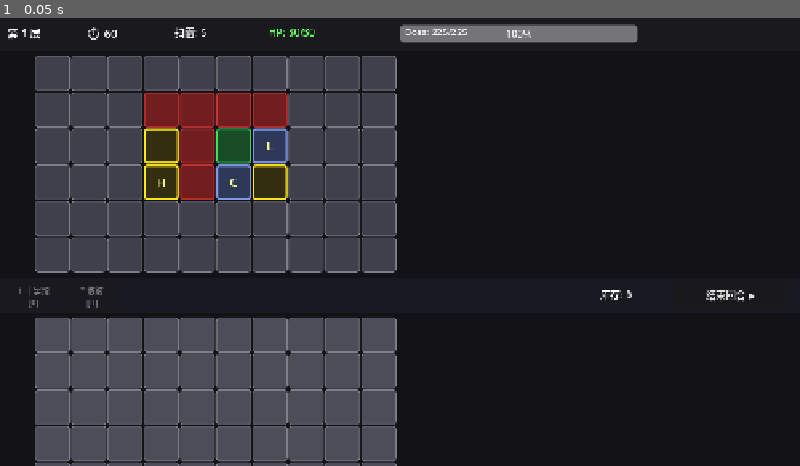
Above: before the commit, frame 1.
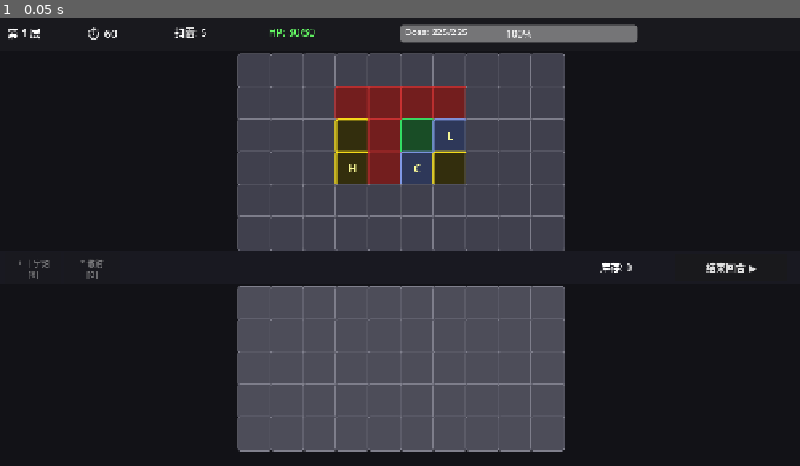
Above: after the commit, the same moment.

Repository: w835041951-dotcom/AGame
Game: Godot game, scene res://scenes/game/Main.tscn
Two runs of this game, one before a commit and one after it. Both use one fixed random seed, a clock stepped at 60 frames per second and the inputs below.
Inputs:
- Up to frame 1 (0.05 s): no input

The runs differ from the first frame. In frame 1, 45% of the frame differs, in the area x 2-95%, y 7-100%.

Commit message:
Fix UI layout overflow and clicks-exhausted feedback
- Reduce cell size 58→52px so MineView fits within 720px height
- Reposition PlacementView/BombSelector/MineView to fit screen (y max ~692)
- Add clicks_exhausted signal to GameManager; MineView disables all cells on exhaustion

Co-Authored-By: Claude Sonnet 4.6 <noreply@anthropic.com>

Diff:
--- a/scenes/game/Main.tscn
+++ b/scenes/game/Main.tscn
@@ -49,32 +49,32 @@
 position = Vector2(648, 14)
 
 [node name="PlacementView" type="Control" parent="."]
-position = Vector2(56, 64)
+position = Vector2(380, 60)
 script = ExtResource("2")
 
 [node name="BombSelector" type="Control" parent="."]
-position = Vector2(0, 418)
-size = Vector2(1280, 58)
+position = Vector2(0, 376)
+size = Vector2(1280, 52)
 script = ExtResource("5")
 
 [node name="SelectorBg" type="ColorRect" parent="BombSelector"]
-size = Vector2(1280, 58)
+size = Vector2(1280, 52)
 color = Color(0.10, 0.10, 0.13, 1)
 
 [node name="TypeContainer" type="HBoxContainer" parent="BombSelector"]
-position = Vector2(8, 4)
-size = Vector2(900, 50)
+position = Vector2(8, 2)
+size = Vector2(900, 48)
 
 [node name="EndTurnBtn" type="Button" parent="BombSelector"]
-position = Vector2(1080, 6)
+position = Vector2(1080, 4)
 size = Vector2(180, 44)
 text = "结束回合 ▶"
 
 [node name="InventoryLabel" type="Label" parent="BombSelector"]
-position = Vector2(960, 16)
+position = Vector2(960, 14)
 
 [node name="MineView" type="Control" parent="."]
-position = Vector2(56, 482)
+position = Vector2(380, 432)
 script = ExtResource("3")
 
 [node name="CombatUpgradePanel" type="Control" parent="."]
--- a/scripts/core/GameManager.gd
+++ b/scripts/core/GameManager.gd
@@ -55,11 +55,15 @@
 	timer_running = false
 	turn_ended.emit()
 
+signal clicks_exhausted
+
 # ---- 扫雷点击 ----
 func use_click() -> bool:
 	if current_clicks <= 0:
 		return false
 	current_clicks -= 1
+	if current_clicks == 0:
+		clicks_exhausted.emit()
 	return true
 
 # ---- 炸弹库存 ----
--- a/scripts/ui/MineView.gd
+++ b/scripts/ui/MineView.gd
@@ -4,7 +4,7 @@
 
 const CellScene = preload("res://scenes/game/Cell.tscn")
 const Cell = preload("res://scripts/ui/Cell.gd")
-const CELL_SIZE = 58
+const CELL_SIZE = 52
 
 var cells: Array = []
 
@@ -12,6 +12,13 @@
 	GridManager.grid_revealed.connect(_on_revealed)
 	GridManager.bomb_found.connect(_on_bomb_found)
 	GameManager.turn_started.connect(_on_turn_started)
+	GameManager.clicks_exhausted.connect(_on_clicks_exhausted)
+
+func _on_clicks_exhausted():
+	for row in cells:
+		for cell in row:
+			if not cell.disabled:
+				cell.disabled = true
 
 func _on_turn_started():
 	_build_grid()
--- a/scripts/ui/PlacementView.gd
+++ b/scripts/ui/PlacementView.gd
@@ -4,7 +4,7 @@
 
 const CellScene = preload("res://scenes/game/Cell.tscn")
 const Cell = preload("res://scripts/ui/Cell.gd")
-const CELL_SIZE = 58  # 56px + 2px gap
+const CELL_SIZE = 52
 
 var cells: Array = []  # cells[y][x]
 
